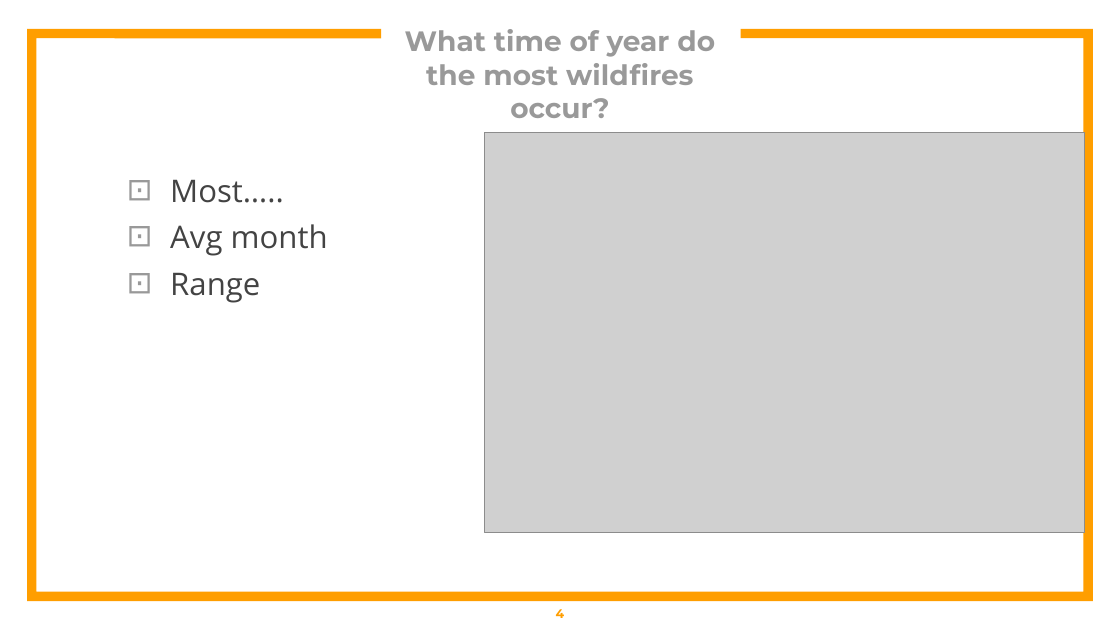
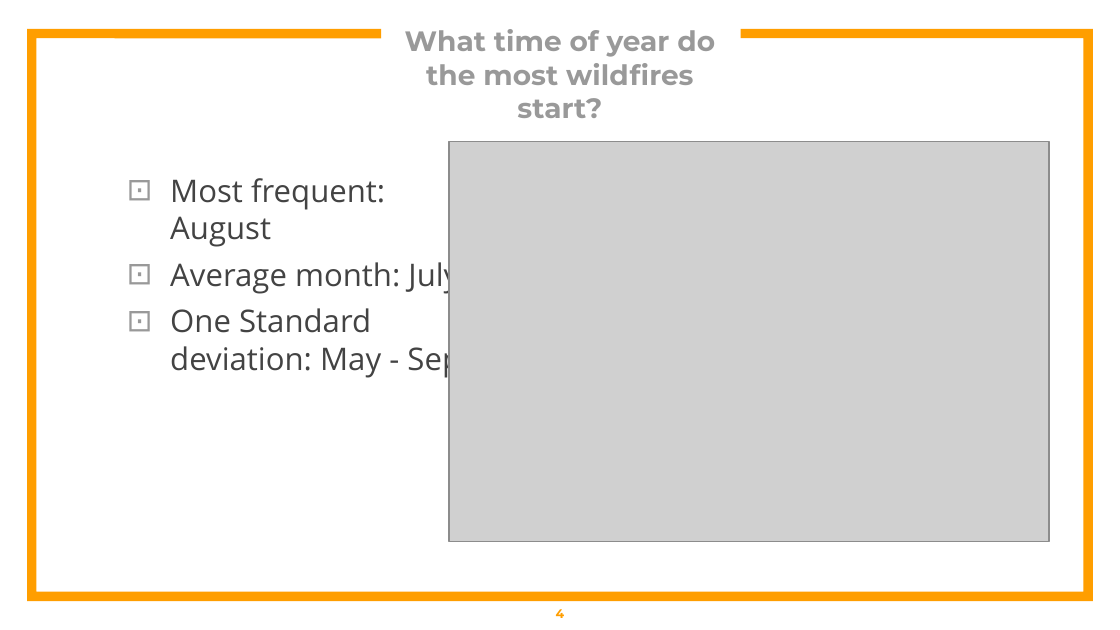
Before and after one commit to britt-emm/CGGroupProject, a slide deck: slide 4 of Wildfire_Group_Proj.pptx. Drawn at 1120x630 pixels with LibreOffice and Linux fonts; fonts in the diff are those of the drawing; grey boxes stand for pictures. Boxes give left, top, right and bottom in pixels: in the first picture for what was removed or moved away, otherwise in the second. Text is boxed around its words. In the diff, an @@ line names an element or a change of style, - is before the commit and + after.

```diff
--- a/Wildfire_Group_Proj.pptx
+++ b/Wildfire_Group_Proj.pptx
@@ title at [405, 29, 715, 118]: text changed @@
-What time of year do the most wildfires occur?
+What time of year do the most wildfires start?
@@ picture: place and size @@
-picture at [485, 133, 1085, 533]
+picture at [449, 141, 1049, 541]
@@ text at [170, 178, 461, 378]: text changed @@
-⊡ Most…..
-⊡ Avg month
-⊡ Range
+⊡ Most frequent: August
+⊡ Average month: July
+⊡ One Standard deviation: May - Sep
```
Also in this commit, not shown: 8 other slides changed, 1 slide added, 37 slides removed.
